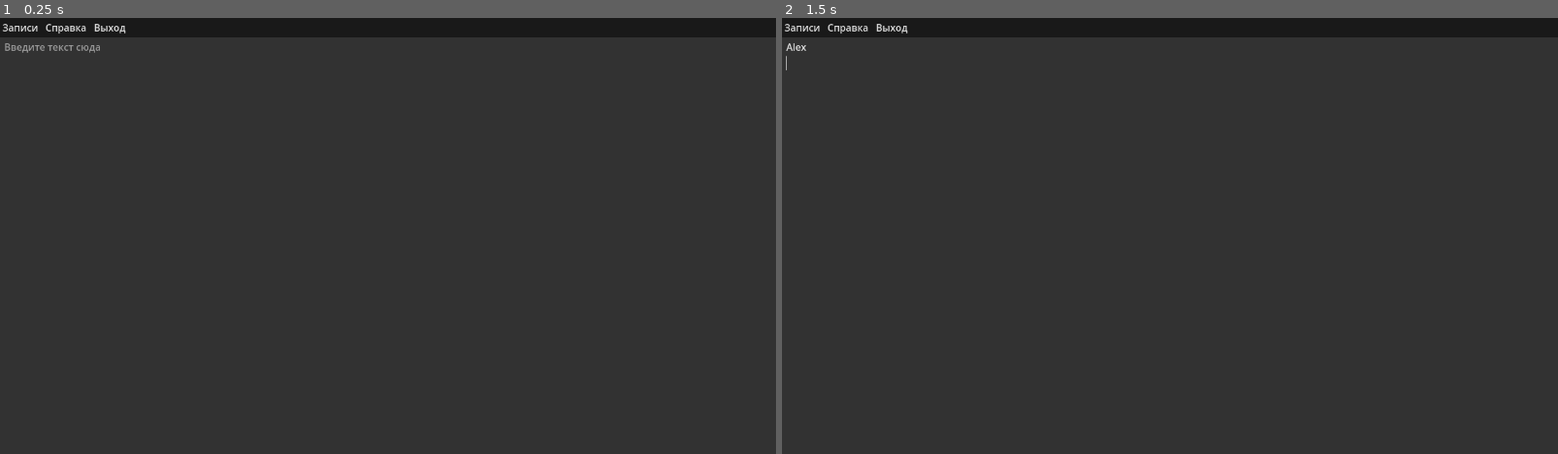
Above: before the commit, frames 1-2 (left to right).
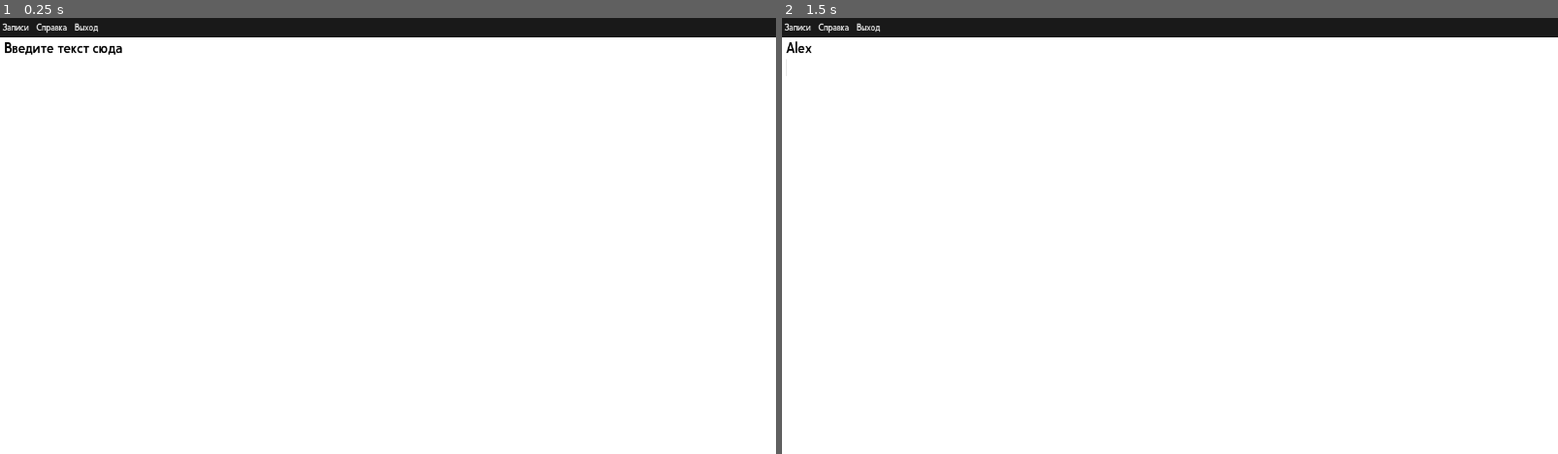
Above: after the commit, the same moments.

Repository: galochkinev/notepad
Game: Godot game, scene res://windows/main/main.tscn
Same seed, same stepped clock (60 frames per second), same inputs: the game is played once before the commit and once after it.
Inputs (mouse positions are in pixels of both pictures, inside the frame that each line leads up to):
- Up to frame 1 (0.25 s): no input
- Up to frame 2 (1.5 s): click (1170, 244) at 0.52 s; type "Alex" at 0.6 s; tap Enter at 1.25 s

The runs differ from the first frame. In frame 1, 96% of the frame differs, in the area x 0-100%, y 1-100%; in frame 2, 96%.

Commit message:
Fixed #2, Fixed #10

Diff:
--- a/project.godot
+++ b/project.godot
@@ -10,12 +10,14 @@
 
 [application]
 
-config/name="Notepad"
+config/name="ZebraPad"
 run/main_scene="res://windows/main/main.tscn"
 config/features=PackedStringArray("4.2", "Forward Plus")
+boot_splash/bg_color=Color(1, 1, 1, 1)
 boot_splash/show_image=false
 boot_splash/fullsize=false
-config/icon="res://icon.svg"
+config/icon="res://icons/icon_1024.png"
+config/windows_native_icon="res://icons/ico.ico"
 
 [autoload]
 
--- a/windows/help/help.tscn
+++ b/windows/help/help.tscn
@@ -1,6 +1,8 @@
-[gd_scene load_steps=2 format=3 uid="uid://dlckw2o4whqk5"]
+[gd_scene load_steps=4 format=3 uid="uid://dlckw2o4whqk5"]
 
 [ext_resource type="Script" path="res://windows/help/help.gd" id="1_h3cqc"]
+[ext_resource type="FontFile" uid="uid://dhgj8ectcfibu" path="res://assets/fonts/SubdexBold.ttf" id="2_jdxsg"]
+[ext_resource type="Texture2D" uid="uid://bgpamhskgolpf" path="res://assets/images/zebra.png" id="2_yy40f"]
 
 [node name="Help" type="Control"]
 layout_mode = 3
@@ -18,7 +20,6 @@
 anchor_bottom = 1.0
 grow_horizontal = 2
 grow_vertical = 2
-color = Color(0.196078, 0.196078, 0.196078, 1)
 
 [node name="header" type="ColorRect" parent="bg"]
 layout_mode = 1
@@ -40,6 +41,7 @@
 [node name="btn_exit" type="Button" parent="bg/header/menu"]
 layout_mode = 2
 focus_mode = 0
+theme_override_fonts/font = ExtResource("2_jdxsg")
 text = "Назад"
 
 [node name="name" type="Label" parent="bg"]
@@ -50,8 +52,10 @@
 anchor_right = 0.960938
 anchor_bottom = 0.294444
 grow_horizontal = 2
+theme_override_colors/font_color = Color(0, 0, 0, 1)
+theme_override_fonts/font = ExtResource("2_jdxsg")
 theme_override_font_sizes/font_size = 56
-text = "Название работы: Секретный Блокнот"
+text = "Название работы: ZebraPad"
 autowrap_mode = 3
 metadata/_edit_use_anchors_ = true
 
@@ -63,6 +67,8 @@
 anchor_right = 0.960938
 anchor_bottom = 0.498611
 grow_horizontal = 2
+theme_override_colors/font_color = Color(0, 0, 0, 1)
+theme_override_fonts/font = ExtResource("2_jdxsg")
 theme_override_font_sizes/font_size = 56
 text = "Авторы: Галочкин Егор, Туманов Никита, Саакян Артур"
 autowrap_mode = 3
@@ -76,6 +82,8 @@
 anchor_right = 0.960938
 anchor_bottom = 0.804167
 grow_horizontal = 2
+theme_override_colors/font_color = Color(0, 0, 0, 1)
+theme_override_fonts/font = ExtResource("2_jdxsg")
 theme_override_font_sizes/font_size = 56
 text = "Группа: ИС-41"
 autowrap_mode = 3
@@ -89,9 +97,25 @@
 anchor_right = 0.960938
 anchor_bottom = 0.979167
 grow_horizontal = 2
+theme_override_colors/font_color = Color(0, 0, 0, 1)
+theme_override_fonts/font = ExtResource("2_jdxsg")
 theme_override_font_sizes/font_size = 56
 text = "Версия: 1.0"
 autowrap_mode = 3
 metadata/_edit_use_anchors_ = true
 
+[node name="TextureRect" type="TextureRect" parent="bg"]
+layout_mode = 1
+anchors_preset = -1
+anchor_left = 0.680469
+anchor_top = 0.423611
+anchor_right = 1.01328
+anchor_bottom = 1.03472
+grow_horizontal = 0
+grow_vertical = 0
+texture = ExtResource("2_yy40f")
+expand_mode = 1
+stretch_mode = 5
+metadata/_edit_use_anchors_ = true
+
 [connection signal="pressed" from="bg/header/menu/btn_exit" to="." method="_on_btn_exit_pressed"]
--- a/windows/main/main.tscn
+++ b/windows/main/main.tscn
@@ -1,8 +1,15 @@
-[gd_scene load_steps=3 format=3 uid="uid://cbqh8hrdq0qha"]
+[gd_scene load_steps=6 format=3 uid="uid://cbqh8hrdq0qha"]
 
 [ext_resource type="Script" path="res://windows/main/main.gd" id="1_orqep"]
+[ext_resource type="FontFile" uid="uid://dhgj8ectcfibu" path="res://assets/fonts/SubdexBold.ttf" id="2_smg5c"]
 
 [sub_resource type="StyleBoxEmpty" id="StyleBoxEmpty_kbw8k"]
+
+[sub_resource type="StyleBoxFlat" id="StyleBoxFlat_513k0"]
+bg_color = Color(0, 0, 0, 1)
+
+[sub_resource type="StyleBoxFlat" id="StyleBoxFlat_ush4c"]
+bg_color = Color(0, 0, 0, 1)
 
 [node name="Main" type="Control"]
 layout_mode = 3
@@ -20,7 +27,6 @@
 anchor_bottom = 1.0
 grow_horizontal = 2
 grow_vertical = 2
-color = Color(0.196078, 0.196078, 0.196078, 1)
 
 [node name="header" type="ColorRect" parent="bg"]
 layout_mode = 1
@@ -36,8 +42,11 @@
 anchors_preset = 15
 anchor_right = 1.0
 anchor_bottom = 1.0
-grow_horizontal = 2
-grow_vertical = 2
+offset_top = 3.0
+offset_bottom = 3.0
+grow_horizontal = 2
+grow_vertical = 2
+theme_override_fonts/font = ExtResource("2_smg5c")
 
 [node name="Записи" type="PopupMenu" parent="bg/header/menu"]
 item_count = 3
@@ -53,6 +62,7 @@
 [node name="Выход" type="PopupMenu" parent="bg/header/menu"]
 hide_on_item_selection = false
 hide_on_checkable_item_selection = false
+submenu_popup_delay = 10.0
 
 [node name="text" type="TextEdit" parent="bg"]
 layout_mode = 1
@@ -63,6 +73,10 @@
 anchor_bottom = 1.0
 grow_horizontal = 2
 grow_vertical = 2
+theme_override_colors/font_color = Color(0, 0, 0, 1)
+theme_override_colors/font_placeholder_color = Color(0, 0, 0, 1)
+theme_override_fonts/font = ExtResource("2_smg5c")
+theme_override_font_sizes/font_size = 25
 theme_override_styles/normal = SubResource("StyleBoxEmpty_kbw8k")
 theme_override_styles/focus = SubResource("StyleBoxEmpty_kbw8k")
 theme_override_styles/read_only = SubResource("StyleBoxEmpty_kbw8k")
@@ -70,7 +84,6 @@
 metadata/_edit_use_anchors_ = true
 
 [node name="panel_save_note" type="Panel" parent="bg"]
-visible = false
 custom_minimum_size = Vector2(250, 200)
 layout_mode = 1
 anchors_preset = -1
@@ -80,6 +93,7 @@
 anchor_bottom = 0.638889
 grow_horizontal = 2
 grow_vertical = 2
+theme_override_styles/panel = SubResource("StyleBoxFlat_513k0")
 metadata/_edit_use_anchors_ = true
 
 [node name="title" type="Label" parent="bg/panel_save_note"]
@@ -89,6 +103,7 @@
 anchor_right = 1.0
 anchor_bottom = 0.185
 grow_horizontal = 2
+theme_override_fonts/font = ExtResource("2_smg5c")
 theme_override_font_sizes/font_size = 23
 text = "Сохранение записи"
 horizontal_alignment = 1
@@ -101,6 +116,7 @@
 anchor_right = 1.0
 anchor_bottom = 0.37
 grow_horizontal = 2
+theme_override_fonts/font = ExtResource("2_smg5c")
 theme_override_font_sizes/font_size = 11
 text = "По коду записи будет возможно ее дальнейшее редактирование"
 horizontal_alignment = 1
@@ -116,8 +132,11 @@
 anchor_bottom = 0.641772
 grow_horizontal = 2
 grow_vertical = 2
+theme_override_colors/font_placeholder_color = Color(1, 1, 1, 1)
+theme_override_fonts/font = ExtResource("2_smg5c")
 placeholder_text = "Придумайте код записи"
 alignment = 1
+flat = true
 metadata/_edit_use_anchors_ = true
 
 [node name="save" type="Button" parent="bg/panel_save_note"]
@@ -130,7 +149,9 @@
 grow_horizontal = 2
 grow_vertical = 2
 pivot_offset = Vector2(39.4022, 15.5485)
+theme_override_fonts/font = ExtResource("2_smg5c")
 text = "Ок"
+flat = true
 metadata/_edit_use_anchors_ = true
 
 [node name="cancel" type="Button" parent="bg/panel_save_note"]
@@ -143,10 +164,13 @@
 grow_horizontal = 2
 grow_vertical = 2
 pivot_offset = Vector2(39.4022, 15.5485)
+theme_override_fonts/font = ExtResource("2_smg5c")
 text = "Отмена"
+flat = true
 metadata/_edit_use_anchors_ = true
 
 [node name="panel_load_note" type="Panel" parent="bg"]
+visible = false
 custom_minimum_size = Vector2(250, 200)
 layout_mode = 1
 anchors_preset = -1
@@ -156,6 +180,7 @@
 anchor_bottom = 0.638889
 grow_horizontal = 2
 grow_vertical = 2
+theme_override_styles/panel = SubResource("StyleBoxFlat_ush4c")
 metadata/_edit_use_anchors_ = true
 
 [node name="title" type="Label" parent="bg/panel_load_note"]
@@ -165,6 +190,7 @@
 anchor_right = 1.0
 anchor_bottom = 0.185
 grow_horizontal = 2
+theme_override_fonts/font = ExtResource("2_smg5c")
 theme_override_font_sizes/font_size = 23
 text = "Открытие записи"
 horizontal_alignment = 1
@@ -177,6 +203,7 @@
 anchor_right = 1.0
 anchor_bottom = 0.37
 grow_horizontal = 2
+theme_override_fonts/font = ExtResource("2_smg5c")
 theme_override_font_sizes/font_size = 11
 text = "Запись будет открыта как только вы впишите её код"
 horizontal_alignment = 1
@@ -192,8 +219,11 @@
 anchor_bottom = 0.641772
 grow_horizontal = 2
 grow_vertical = 2
+theme_override_colors/font_placeholder_color = Color(1, 1, 1, 1)
+theme_override_fonts/font = ExtResource("2_smg5c")
 placeholder_text = "Придумайте код записи"
 alignment = 1
+flat = true
 metadata/_edit_use_anchors_ = true
 
 [node name="load" type="Button" parent="bg/panel_load_note"]
@@ -206,7 +236,9 @@
 grow_horizontal = 2
 grow_vertical = 2
 pivot_offset = Vector2(39.4022, 15.5485)
+theme_override_fonts/font = ExtResource("2_smg5c")
 text = "Ок"
+flat = true
 metadata/_edit_use_anchors_ = true
 
 [node name="cancel_load_dialog" type="Button" parent="bg/panel_load_note"]
@@ -219,7 +251,9 @@
 grow_horizontal = 2
 grow_vertical = 2
 pivot_offset = Vector2(39.4022, 15.5485)
+theme_override_fonts/font = ExtResource("2_smg5c")
 text = "Отмена"
+flat = true
 metadata/_edit_use_anchors_ = true
 
 [connection signal="id_pressed" from="bg/header/menu/Записи" to="." method="_on_записи_id_pressed"]
Binary file added: assets/fonts/SubdexBold.ttf
Not shown, added: assets/fonts/SubdexBold.ttf.import
Binary file added: assets/images/zebra.png
Not shown, added: assets/images/zebra.png.import
Binary file added: icons/ico.ico
Binary file added: icons/icon_1024.png
Not shown, added: icons/icon_1024.png.import
